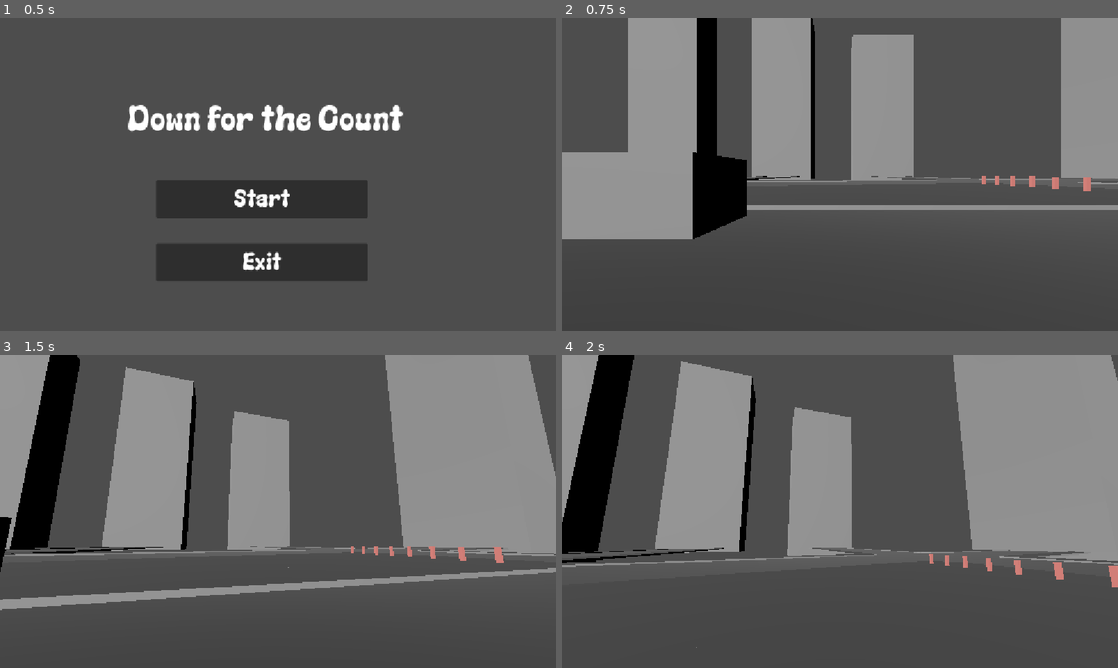
Above: before the commit, frames 1-4 (two rows, left to right).
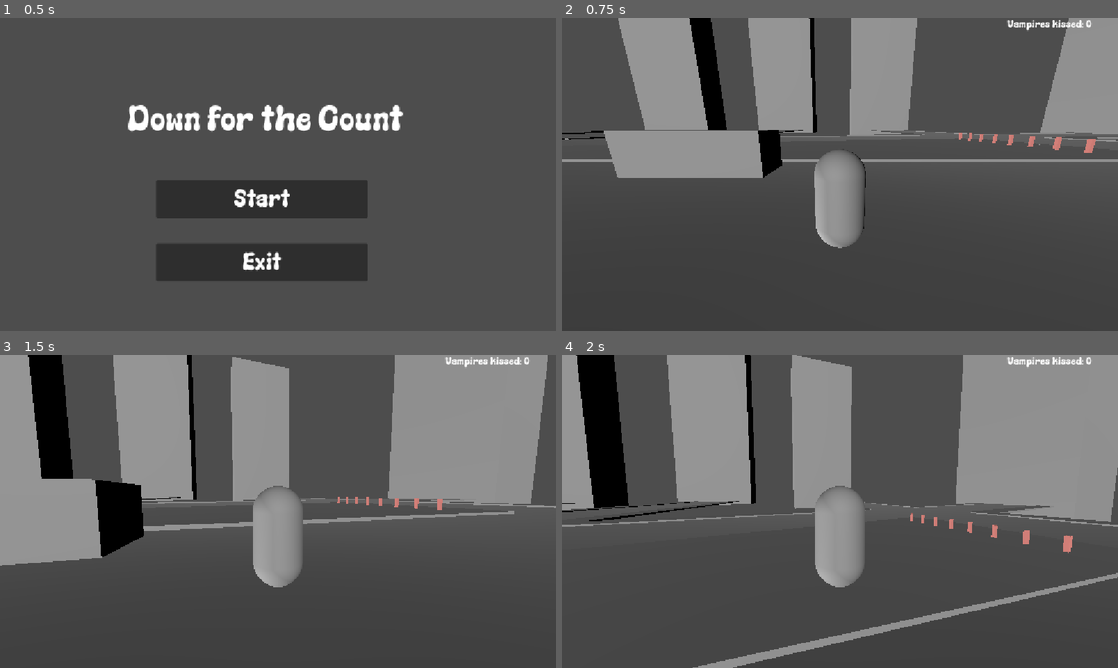
Above: after the commit, the same moments.

Repository: gamedagamez-dev/DownForTheCountGMTK2026
Game: Godot game, scene res://Scenes/UI/MainMenu/MainMenu.tscn
Two runs of this game, one before a commit and one after it. Both use one fixed random seed, a clock stepped at 60 frames per second and the inputs below.
Inputs (mouse positions are in pixels of both pictures, inside the frame that each line leads up to):
- Up to frame 1 (0.5 s): no input
- Up to frame 2 (0.75 s): click "Start" at 0.5 s
- Up to frame 3 (1.5 s): tap Enter at 1.25 s; move the mouse to (305, 511) at 1.27 s; hold W (move_forward) from 1.28 s (still down); hold Shift (movement_sprint) from 1.28 s (still down)
- Up to frame 4 (2 s): keep holding W (move_forward); keep holding Shift (movement_sprint); tap Space (movement_jump) at 1.52 s

Frame 1 is identical in both runs. In frame 2, 20% of the frame differs, in the area x 0-100%, y 0-74%; in frame 3, 23%, in the area x 0-100%, y 0-82%; in frame 4, 18%.

Commit message:
third person and ui start

Diff:
--- a/Scenes/Player/player3d.tscn
+++ b/Scenes/Player/player3d.tscn
@@ -1,6 +1,7 @@
 [gd_scene format=3 uid="uid://dc0oy2ji0chod"]
 
 [ext_resource type="Script" uid="uid://bxvsos0aogxd4" path="res://Scenes/Player/player_3d.gd" id="1_meivf"]
+[ext_resource type="PackedScene" uid="uid://bhqqukjsrwm3i" path="res://Scenes/UI/PlayerUi/player_ui.tscn" id="2_vce6t"]
 
 [sub_resource type="CapsuleShape3D" id="CapsuleShape3D_rk0t1"]
 
@@ -18,4 +19,7 @@
 [node name="Neck" type="Node3D" parent="." unique_id=719903463]
 
 [node name="Camera3D" type="Camera3D" parent="Neck" unique_id=429563946]
-transform = Transform3D(1, 0, 0, 0, 1, 0, 0, 0, 1, 0, 0.6836235, 0)
+transform = Transform3D(1, 0, 0, 0, 0.96965796, 0.24446556, 0, -0.24446556, 0.96965796, 0, 1.3987832, 3.5139008)
+fov = 80.0
+
+[node name="PlayerUi" parent="." unique_id=425346966 instance=ExtResource("2_vce6t")]
--- a/Scenes/Player/player_3d.gd
+++ b/Scenes/Player/player_3d.gd
@@ -2,7 +2,7 @@
 
 # Movement settings
 @export var speed: float = 7.0
-@export var jump_velocity: float = 4.5
+@export var jump_velocity: float = 8
 @export var sprint_speed: float = 5.0
 @export var sprinting: bool = false
 
@@ -11,12 +11,16 @@
 @export var min_pitch: float = -80.0 # Lowest look angle (degrees)
 @export var max_pitch: float = 80.0  # Highest look angle (degrees)
 
+@export var vampires_kissed: int = 0
+
 @onready var camera_pivot: Node3D = $Neck
 var gravity: float = ProjectSettings.get_setting("physics/3d/default_gravity")
 
 func _ready() -> void:
 	# Hide the mouse cursor and lock it to the game window
 	Input.set_mouse_mode(Input.MOUSE_MODE_CAPTURED)
+	$PlayerUi.updateVampKissed(vampires_kissed)
+
 
 func _unhandled_input(event: InputEvent) -> void:
 	# Check if the player moved the mouse
--- /dev/null
+++ b/Scenes/UI/PlayerUi/player_ui.gd
@@ -0,0 +1,10 @@
+extends Control
+
+var kisscounter
+
+func _ready() -> void:
+    kisscounter = get_node("Kisscontainer/kisscounter") as Label
+
+
+func updateVampKissed(numKissed: int) -> void:
+    kisscounter.text = str(numKissed)
--- /dev/null
+++ b/Scenes/UI/PlayerUi/player_ui.tscn
@@ -0,0 +1,34 @@
+[gd_scene format=3 uid="uid://bhqqukjsrwm3i"]
+
+[ext_resource type="Script" uid="uid://d24a24av5ddrq" path="res://Scenes/UI/PlayerUi/player_ui.gd" id="1_dywed"]
+
+[node name="PlayerUi" type="Control" unique_id=425346966]
+layout_mode = 3
+anchors_preset = 15
+anchor_right = 1.0
+anchor_bottom = 1.0
+grow_horizontal = 2
+grow_vertical = 2
+mouse_filter = 1
+script = ExtResource("1_dywed")
+
+[node name="Kisscontainer" type="Control" parent="." unique_id=2095966212]
+anchors_preset = 0
+offset_left = 923.0
+offset_right = 1152.0
+offset_bottom = 91.0
+
+[node name="Kisslabel" type="Label" parent="Kisscontainer" unique_id=652309563]
+layout_mode = 0
+offset_right = 105.0
+offset_bottom = 18.0
+theme_override_font_sizes/font_size = 24
+text = "Vampires kissed:"
+
+[node name="kisscounter" type="Label" parent="Kisscontainer" unique_id=397784086]
+layout_mode = 0
+offset_left = 163.0
+offset_right = 320.0
+offset_bottom = 26.0
+theme_override_font_sizes/font_size = 24
+text = "0"
--- /dev/null
+++ b/Scenes/World/testworld3d.tscn
@@ -0,0 +1,64 @@
+[gd_scene format=3 uid="uid://dgvtssxemfev7"]
+
+[ext_resource type="Texture2D" uid="uid://vtgr4mq78dlk" path="res://Resources/MissingTex.png" id="1_2c70a"]
+[ext_resource type="PackedScene" uid="uid://dc0oy2ji0chod" path="res://Scenes/Player/player3d.tscn" id="1_h6wx3"]
+
+[sub_resource type="StandardMaterial3D" id="StandardMaterial3D_io6k8"]
+albedo_color = Color(0.3137255, 0.24313726, 0.22745098, 1)
+albedo_texture = ExtResource("1_2c70a")
+uv1_scale = Vector3(100, 100, 100)
+
+[sub_resource type="BoxShape3D" id="BoxShape3D_rk0t1"]
+size = Vector3(100, 0.1, 100)
+
+[sub_resource type="ProceduralSkyMaterial" id="ProceduralSkyMaterial_oph58"]
+sky_top_color = Color(0.4760129, 0.6962176, 0.7469483, 1)
+
+[sub_resource type="Sky" id="Sky_202qp"]
+sky_material = SubResource("ProceduralSkyMaterial_oph58")
+
+[sub_resource type="Environment" id="Environment_nnaqx"]
+background_mode = 2
+sky = SubResource("Sky_202qp")
+
+[sub_resource type="StandardMaterial3D" id="StandardMaterial3D_2c70a"]
+albedo_texture = ExtResource("1_2c70a")
+uv1_scale = Vector3(4, 4, 4)
+uv1_offset = Vector3(0.2, 0.2, 0)
+
+[sub_resource type="BoxMesh" id="BoxMesh_rk0t1"]
+
+[sub_resource type="ConcavePolygonShape3D" id="ConcavePolygonShape3D_io6k8"]
+data = PackedVector3Array(-0.5, 0.5, 0.5, 0.5, 0.5, 0.5, -0.5, -0.5, 0.5, 0.5, 0.5, 0.5, 0.5, -0.5, 0.5, -0.5, -0.5, 0.5, 0.5, 0.5, -0.5, -0.5, 0.5, -0.5, 0.5, -0.5, -0.5, -0.5, 0.5, -0.5, -0.5, -0.5, -0.5, 0.5, -0.5, -0.5, 0.5, 0.5, 0.5, 0.5, 0.5, -0.5, 0.5, -0.5, 0.5, 0.5, 0.5, -0.5, 0.5, -0.5, -0.5, 0.5, -0.5, 0.5, -0.5, 0.5, -0.5, -0.5, 0.5, 0.5, -0.5, -0.5, -0.5, -0.5, 0.5, 0.5, -0.5, -0.5, 0.5, -0.5, -0.5, -0.5, 0.5, 0.5, 0.5, -0.5, 0.5, 0.5, 0.5, 0.5, -0.5, -0.5, 0.5, 0.5, -0.5, 0.5, -0.5, 0.5, 0.5, -0.5, -0.5, -0.5, 0.5, 0.5, -0.5, 0.5, -0.5, -0.5, -0.5, 0.5, -0.5, 0.5, 0.5, -0.5, -0.5, -0.5, -0.5, -0.5)
+
+[node name="Testworld3d" type="Node3D" unique_id=931518493]
+
+[node name="CSGBox3D" type="CSGBox3D" parent="." unique_id=1743500657]
+material_override = SubResource("StandardMaterial3D_io6k8")
+size = Vector3(100, 0.1, 100)
+
+[node name="StaticBody3D" type="StaticBody3D" parent="CSGBox3D" unique_id=1344907875]
+
+[node name="CollisionShape3D" type="CollisionShape3D" parent="CSGBox3D/StaticBody3D" unique_id=835213329]
+shape = SubResource("BoxShape3D_rk0t1")
+
+[node name="Player3d" parent="." unique_id=1261980593 instance=ExtResource("1_h6wx3")]
+transform = Transform3D(1, 0, 0, 0, 1, 0, 0, 0, 1, 0, 5.098218, 0)
+
+[node name="DirectionalLight3D" type="DirectionalLight3D" parent="." unique_id=1061683873]
+transform = Transform3D(1, 0, 0, 0, 0.49999997, 0.86602545, 0, -0.86602545, 0.49999997, 1.157197, 2.6888084, 3.4509451)
+light_color = Color(1, 1, 0.9607843, 1)
+sky_mode = 1
+
+[node name="WorldEnvironment" type="WorldEnvironment" parent="." unique_id=2002021369]
+environment = SubResource("Environment_nnaqx")
+
+[node name="MeshInstance3D" type="MeshInstance3D" parent="." unique_id=854685582]
+transform = Transform3D(1, 0, 0, 0, 1, 0, 0, 0, 1, 7.5242567, 0.62411046, 0)
+material_override = SubResource("StandardMaterial3D_2c70a")
+mesh = SubResource("BoxMesh_rk0t1")
+
+[node name="StaticBody3D" type="StaticBody3D" parent="MeshInstance3D" unique_id=1194486486]
+
+[node name="CollisionShape3D" type="CollisionShape3D" parent="MeshInstance3D/StaticBody3D" unique_id=1405221055]
+shape = SubResource("ConcavePolygonShape3D_io6k8")
Not shown, added: Scenes/UI/PlayerUi/player_ui.gd.uid
